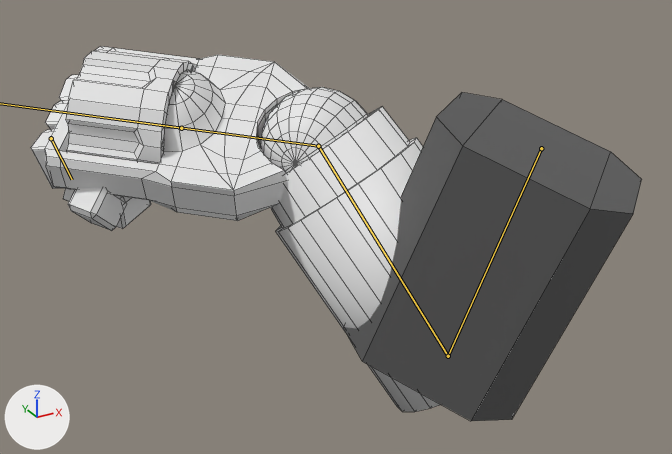
The FBX model Assets/Graphics/Models/Player/Arm.fbx: old version first, new version second.
Rendered twice from a 50 mm camera at (-0.0134, -0.0361, 0.0094) aimed at (0.0313, 0.0452, -0.0313). Every picture has the same lights, and +X, +Y and +Z are marked at lower left. Both versions are drawn at frame 25 of the action 'Arm|Punch'; the numbers are the values there. The bones that change are drawn over the model as lines. Mesh edges are drawn as thin lines.

Objects in the first picture: 'Gauntlet'.
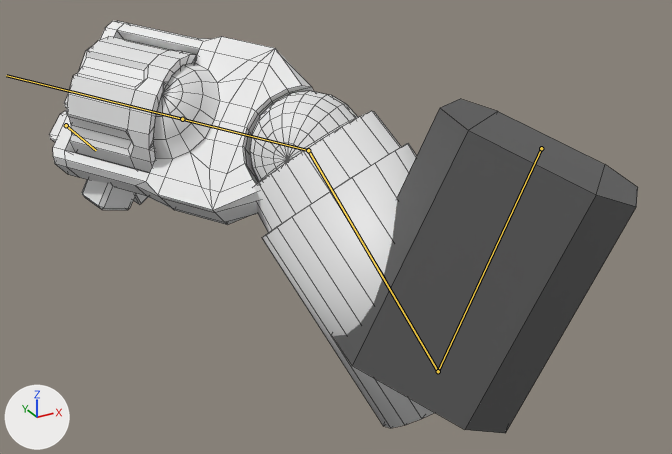
Changed parts and their boxes (x1, y1, x2, y2) in the pictures (672 x 454 px):
'Gauntlet', posed (10% taller)
    before: (31, 46, 641, 421)
    after: (49, 21, 638, 433)
bone 'UpperArm', root to tip
    before: (541, 148) to (448, 356)
    after: (541, 148) to (438, 371)
bone 'LowerArm', root to tip
    before: (448, 356) to (318, 146)
    after: (438, 371) to (308, 150)
bone 'Wrist', root to tip
    before: (318, 146) to (108, 118)
    after: (308, 150) to (118, 103)
bone 'Index', root to tip
    before: (51, 138) to (72, 179)
    after: (66, 125) to (96, 150)

The change in detail:
Bone 'UpperArm' (bone_upperarm) turns from (-91, 18, 43) to (-101, 18, 42) degrees about its own x, y and z.
Bone 'LowerArm' (bone_lowerarm) turns from (0, 0, 122) to (0, 0, 121) degrees about its own x, y and z.
Bone 'Wrist' (bone_wrist) turns from (25, -120, -70) to (-1, -149, -44) degrees about its own x, y and z.
Bone 'Cylinder' (bone_cylinder) turns from (0, 29, 0) to (0, 98, 0) degrees about its own x, y and z.
Bone 'Index' (bone_index) turns from (-106, 10, -3) to (-106, 5, -1) degrees about its own x, y and z.
